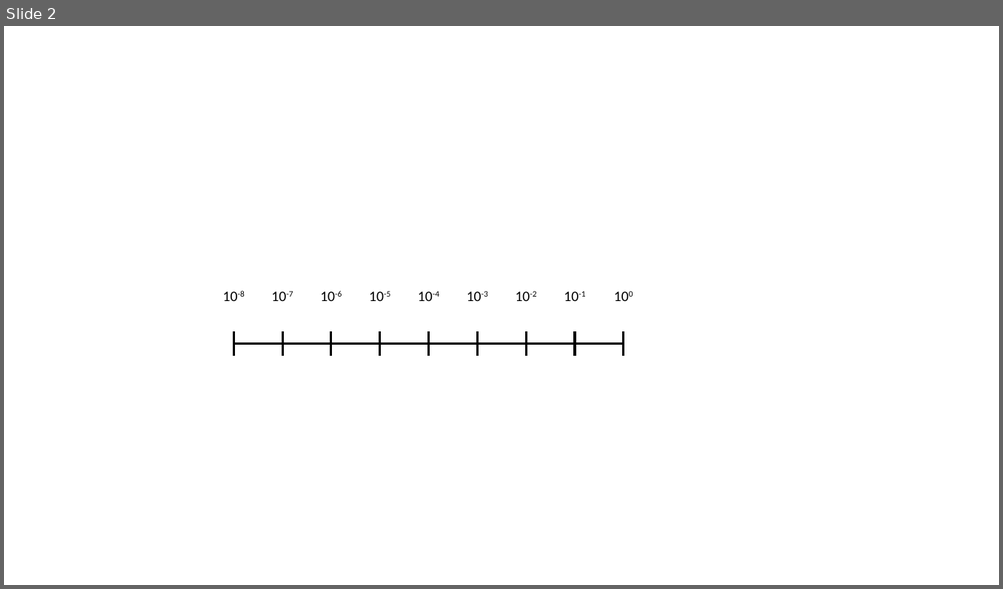
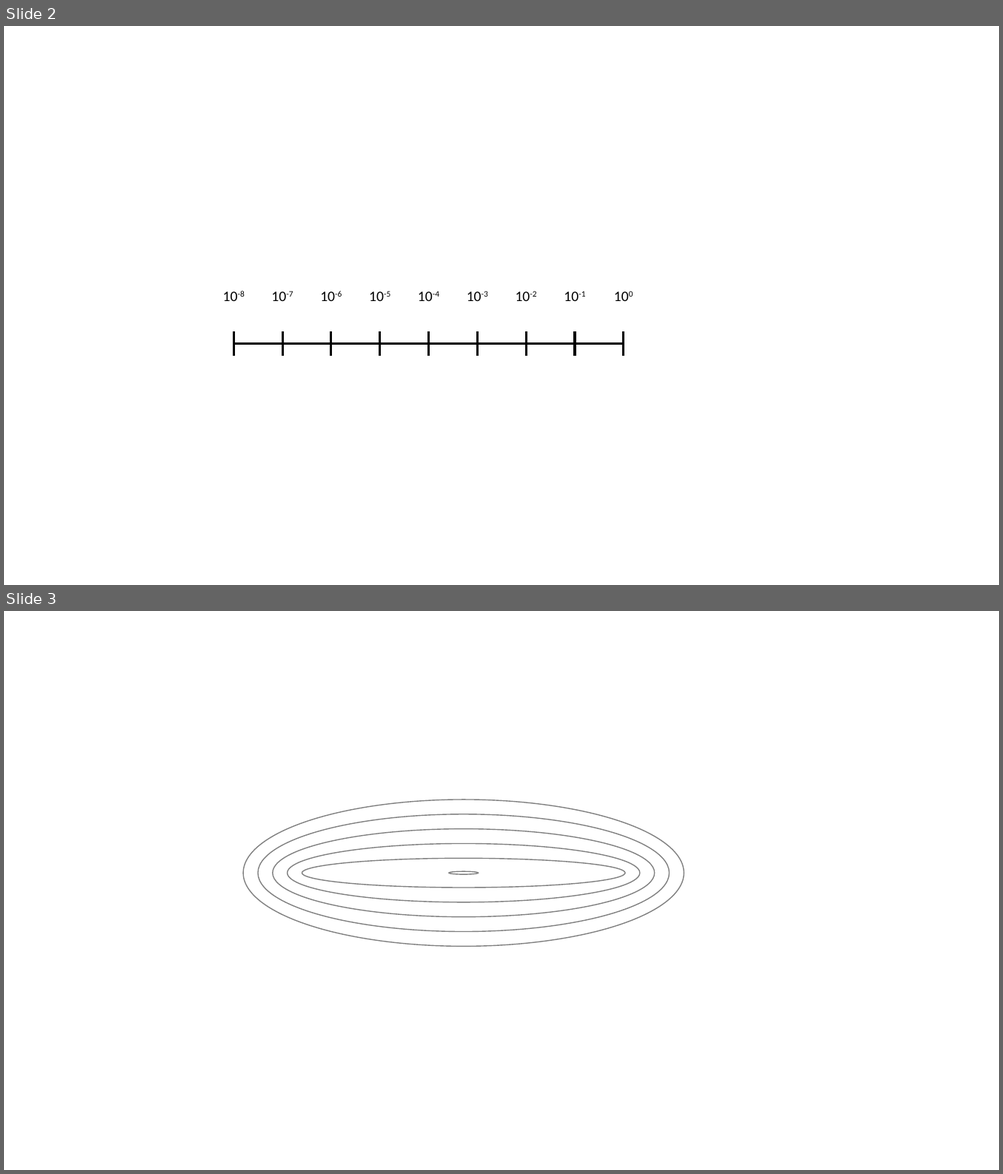
Before and after one commit to maximofn/Curso_Pytorch, a slide deck: 03 Redes fully connected/Imagenes/Figuras.pptx. Shown one above the other, each under a label of ours: slide 2 before the commit, slides 2 and 3 after it. The pictures are 1003x589 and 1003x1174 pixels, drawn with LibreOffice and Linux fonts; fonts in the diff are those of the drawing. Boxes give left, top, right and bottom in pixels: in the first picture for what was removed or moved away, otherwise in the second. Text is boxed around its words. In the diff, an @@ line names an element or a change of style, - is before the commit and + after.

```diff
--- a/03 Redes fully connected/Imagenes/Figuras.pptx
+++ b/03 Redes fully connected/Imagenes/Figuras.pptx
@@ slide 3 added at [4,611,999,1170], background #FFFFFF @@
@@ ellipse added at [244,800,685,947], outline #808080 1 pt @@
@@ ellipse added at [258,815,669,932], outline #808080 1 pt @@
@@ ellipse added at [273,829,654,917], outline #808080 1 pt @@
@@ ellipse added at [287,844,640,903], outline #808080 1 pt @@
@@ ellipse added at [301,859,625,888], outline #808080 1 pt @@
@@ ellipse added at [449,871,478,874], outline #808080 1 pt @@
```
Also in this commit, not shown: 2 other slides added, 9 other files.
